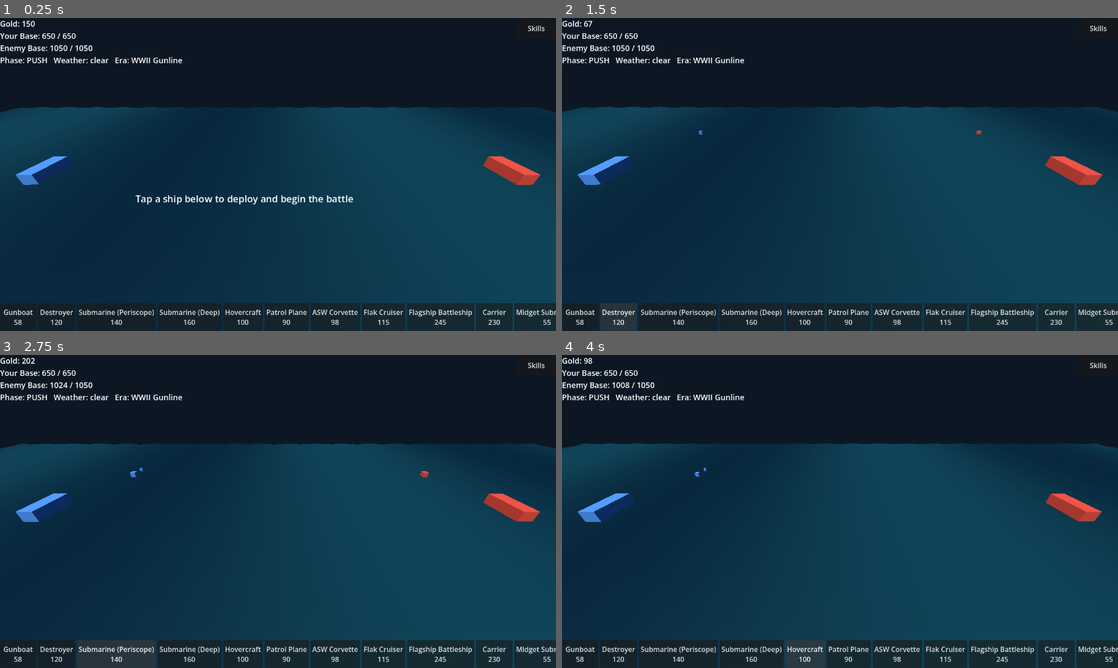
Above: before the commit, frames 1-4 (two rows, left to right).
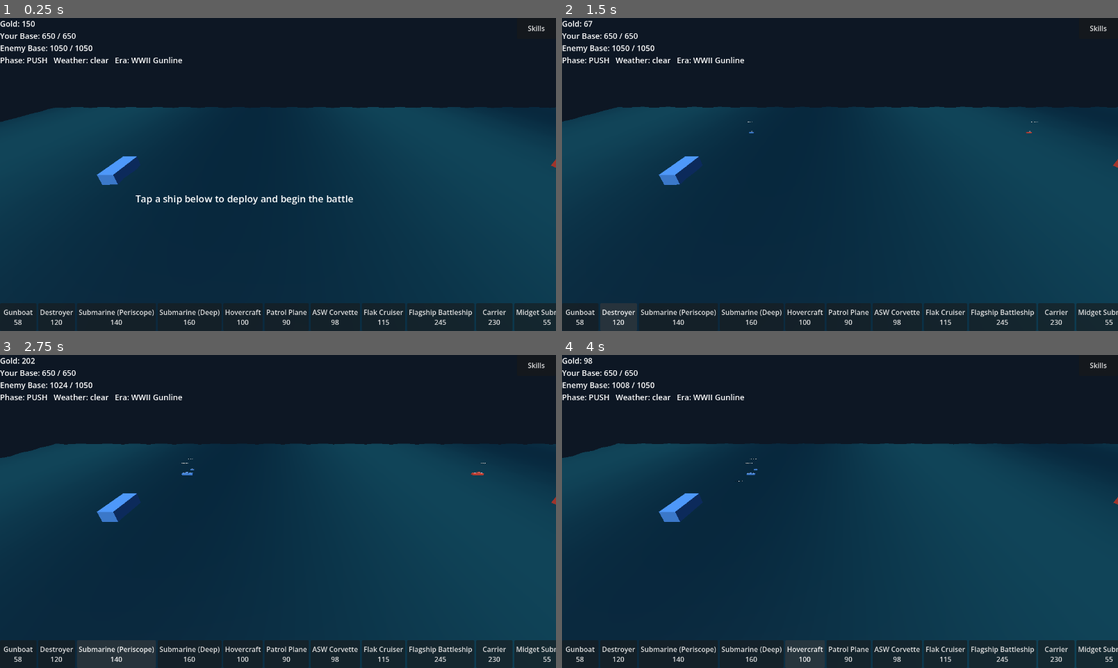
Above: after the commit, the same moments.

Repository: icomppower/iron-corridor
Game: Godot game, scene res://presentation/Main.tscn
Two runs of this game, one before a commit and one after it. Both use one fixed random seed, a clock stepped at 60 frames per second and the inputs below.
Inputs:
- Up to frame 1 (0.25 s): no input
- Up to frame 2 (1.5 s): click "Gunboat 58" at 0.5 s; click "Destroyer 120" at 1.25 s
- Up to frame 3 (2.75 s): click "Submarine (Periscope) 140" at 2 s
- Up to frame 4 (4 s): click "Submarine (Deep) 160" at 2.75 s; click "Hovercraft 100" at 3.5 s

The runs differ from the first frame. In frame 1, 1.5% of the frame differs, in the area x 0-100%, y 28-54%; in frame 2, 1.6%; in frame 3, 1.6%; in frame 4, 1.5%.

Commit message:
Distinct per-unit graphics: silhouettes, accent colors, name labels
All 12 unit types rendered as the same box before — distinguishable only
by side color and size, so you couldn't tell a gunboat from a carrier.
Each type now has its own low-poly silhouette (winged plane, capsule subs
with conning towers, flat-top carrier, triple-turret flagship, AA-barrel
flak cruiser, mine-rack minelayer, etc.), a fixed signature accent color,
and a billboarded name+count label above the stack. Hull stays
side-tinted (blue = player, red = enemy) so ownership is unambiguous.
Camera now opens biased to the player's side of the lane.

Presentation-only; reads existing sim state, writes nothing back.

Co-Authored-By: Claude Opus 4.8 (1M context) <noreply@anthropic.com>
Claude-Session: https://claude.ai/code/session_01E9GWFWd85HPz5MoeEJ4zvL

Diff:
--- /dev/null
+++ b/harness/capture_units.gd
@@ -0,0 +1,50 @@
+extends SceneTree
+## Dev-only visual QA: lay the 12 unit types out in a spaced grid so each
+## silhouette + label can be eyeballed individually. Run WITHOUT --headless:
+##   godot --path . --script res://harness/capture_units.gd
+
+func _initialize() -> void:
+	var main: Node = load("res://presentation/Main.tscn").instantiate()
+	root.add_child(main)
+	for i in range(10):
+		await process_frame
+
+	var catalog: Catalog = main.catalog
+	for uid in catalog.units.keys():
+		for _n in range(2):
+			MatchSim._materialize(main.live.player, catalog, uid)
+	main.live.started = true
+	main.ships.sync(main.live, catalog)
+
+	# Override the sync'd lane positions: 2 rows of 6, spread along X so no two
+	# silhouettes overlap. Keep each unit's layer height so subs/planes sit right.
+	var uids: Array = catalog.units.keys()
+	for i in range(uids.size()):
+		var uid: String = uids[i]
+		var entry: Dictionary = main.ships._nodes["player:%s" % uid]
+		var col: int = i % 6
+		var rowz: float = -3.5 if i < 6 else 3.5
+		var y := 0.4
+		match String(catalog.units[uid].get("layer", "surface")):
+			"air": y = 2.6
+			"periscope": y = 0.05
+			"deep": y = -0.55
+		entry["root"].position = Vector3(-8.0 + col * 3.2, y, rowz)
+
+	var rig: CameraRig = main.camera_rig
+	rig.position = Vector3(0.5, 0, 0)
+	rig._distance = 22.0
+	rig._apply_distance()
+	for i in range(8):
+		await process_frame
+	root.get_viewport().get_texture().get_image().save_png("/tmp/iron_corridor_units_grid.png")
+
+	# Closer pass over the left cluster to check label legibility at play zoom.
+	rig.position = Vector3(-1.0, 0, 0)
+	rig._distance = 13.0
+	rig._apply_distance()
+	for i in range(8):
+		await process_frame
+	root.get_viewport().get_texture().get_image().save_png("/tmp/iron_corridor_units_close.png")
+	print("saved unit captures")
+	quit()
--- a/presentation/camera_rig.gd
+++ b/presentation/camera_rig.gd
@@ -9,6 +9,9 @@
 @export var zoom_min := 8.0
 @export var zoom_max := 45.0
 @export var pan_speed := 0.05
+## Player base sits at negative X; start the view biased to that side so the
+## opening frames your own fleet with the enemy pushing in from the right.
+@export var start_x := -8.0
 
 var _camera: Camera3D
 var _distance := 19.0
@@ -21,6 +24,7 @@
 	_camera = Camera3D.new()
 	_camera.position = Vector3(0, 0, 0)
 	add_child(_camera)
+	position.x = start_x
 	_apply_distance()
 
 func _apply_distance() -> void:
--- a/presentation/ship_visuals.gd
+++ b/presentation/ship_visuals.gd
@@ -3,16 +3,54 @@
 ## Reads LiveMatch state and renders it. Never writes back into the sim —
 ## every position/scale here is a cosmetic derivation of existing sim
 ## fields (base HP %, stack alive_hp), not new gameplay state.
+##
+## Each unit type gets a distinct low-poly silhouette + a fixed signature
+## accent colour + a billboarded name/count label, so the 12 types read apart
+## at a glance. Hull colour stays side-tinted (player blue / enemy red) so
+## ownership is always unambiguous; the shape and accent carry the identity.
 
 const LANE_HALF := 22.0
 const PLAYER_COLOR := Color(0.28, 0.58, 0.95)
 const ENEMY_COLOR := Color(0.88, 0.28, 0.22)
 const BOSS_COLOR := Color(0.75, 0.15, 0.65)
 
-var _nodes: Dictionary = {}
+# Signature accent colour per unit — same on both sides, so the coloured
+# "business end" (turrets, wings, AA barrels, mines...) reads as the unit's ID.
+const ACCENT := {
+	"gunboat": Color(0.72, 0.74, 0.78),
+	"destroyer": Color(0.92, 0.92, 0.95),
+	"corvette_asw": Color(0.30, 0.80, 0.42),
+	"flak_cruiser": Color(0.96, 0.85, 0.20),
+	"minelayer": Color(0.96, 0.55, 0.15),
+	"hovercraft": Color(0.30, 0.85, 0.92),
+	"battleship_flagship": Color(0.98, 0.80, 0.25),
+	"carrier": Color(0.82, 0.72, 0.52),
+	"submarine_shallow": Color(0.20, 0.78, 0.72),
+	"submarine_deep": Color(0.30, 0.42, 0.82),
+	"midget_sub": Color(0.66, 0.42, 0.86),
+	"patrol_plane": Color(0.82, 0.84, 0.88),
+}
+
+const SHORT_NAME := {
+	"gunboat": "Gunboat",
+	"destroyer": "Destroyer",
+	"corvette_asw": "Corvette",
+	"flak_cruiser": "Flak",
+	"minelayer": "Minelayer",
+	"hovercraft": "Hovercraft",
+	"battleship_flagship": "FLAGSHIP",
+	"carrier": "Carrier",
+	"submarine_shallow": "Sub-Shallow",
+	"submarine_deep": "Sub-Deep",
+	"midget_sub": "Midget Sub",
+	"patrol_plane": "Plane",
+}
+
+var _nodes: Dictionary = {}  # key -> {root, body, label}
 var _base_player: MeshInstance3D
 var _base_enemy: MeshInstance3D
 var _boss_mesh: MeshInstance3D
+var _boss_label: Label3D
 
 func _ready() -> void:
 	_base_player = _make_base_marker(PLAYER_COLOR)
@@ -21,23 +59,44 @@
 	_base_enemy.position = Vector3(LANE_HALF + 3.0, 0.6, 0)
 
 	_boss_mesh = MeshInstance3D.new()
-	_boss_mesh.mesh = BoxMesh.new()
-	_boss_mesh.mesh.size = Vector3(3.0, 2.0, 1.4)
-	var boss_mat := StandardMaterial3D.new()
-	boss_mat.albedo_color = BOSS_COLOR
-	_boss_mesh.material_override = boss_mat
+	var boss_box := BoxMesh.new()
+	boss_box.size = Vector3(3.0, 2.0, 1.4)
+	_boss_mesh.mesh = boss_box
+	_boss_mesh.material_override = _mat(BOSS_COLOR)
 	_boss_mesh.visible = false
 	add_child(_boss_mesh)
+	_boss_label = _make_label(Color(1, 0.85, 0.98))
+	_boss_label.position = Vector3(0, 2.2, 0)
+	_boss_mesh.add_child(_boss_label)
 
 func _make_base_marker(color: Color) -> MeshInstance3D:
 	var mi := MeshInstance3D.new()
-	mi.mesh = BoxMesh.new()
-	mi.mesh.size = Vector3(1.6, 1.2, 4.0)
-	var mat := StandardMaterial3D.new()
-	mat.albedo_color = color
-	mi.material_override = mat
+	var box := BoxMesh.new()
+	box.size = Vector3(1.6, 1.2, 4.0)
+	mi.mesh = box
+	mi.material_override = _mat(color)
 	add_child(mi)
 	return mi
+
+func _mat(color: Color) -> StandardMaterial3D:
+	var m := StandardMaterial3D.new()
+	m.albedo_color = color
+	m.roughness = 0.7
+	return m
+
+func _make_label(color: Color) -> Label3D:
+	var l := Label3D.new()
+	l.billboard = BaseMaterial3D.BILLBOARD_ENABLED
+	# World-space (not fixed_size): perspective shrinks far-lane labels, which
+	# separates the two fleets in depth and keeps them from smearing together.
+	l.pixel_size = 0.0045
+	l.font_size = 40
+	l.outline_size = 6
+	l.modulate = color
+	l.outline_modulate = Color(0, 0, 0, 0.85)
+	l.no_depth_test = true       # readable, never buried inside a hull
+	l.render_priority = 2
+	return l
 
 func sync(live: LiveMatch, catalog: Catalog) -> void:
 	var enemy_dmg_pct: float = 1.0 - (live.enemy_base_hp() / max(1.0, live.enemy_base_hp_max()))
@@ -51,12 +110,13 @@
 	_base_player.scale = Vector3.ONE * (0.5 + 0.5 * (live.base_hp() / max(1.0, live.base_hp_max())))
 	_base_enemy.scale = Vector3.ONE * (0.5 + 0.5 * (live.enemy_base_hp() / max(1.0, live.enemy_base_hp_max())))
 
-	if live.phase == MatchSim.PHASE_BOSS or (live.phase == MatchSim.PHASE_FINISH and live.boss_killed and live.boss.size() > 0):
-		_boss_mesh.visible = live.phase == MatchSim.PHASE_BOSS
-		if live.phase == MatchSim.PHASE_BOSS:
-			_boss_mesh.position = Vector3(LANE_HALF - 1.0, 1.0, 0)
-			var hp_pct: float = live.boss_hp_pct()
-			_boss_mesh.scale = Vector3.ONE * (0.6 + 0.6 * hp_pct)
+	if live.phase == MatchSim.PHASE_BOSS:
+		_boss_mesh.visible = true
+		_boss_mesh.position = Vector3(LANE_HALF - 1.0, 1.0, 0)
+		var hp_pct: float = live.boss_hp_pct()
+		_boss_mesh.scale = Vector3.ONE * (0.6 + 0.6 * hp_pct)
+		var boss_name: String = String(live.boss.get("id", "boss")).capitalize()
+		_boss_label.text = "%s  %d%%" % [boss_name, int(round(hp_pct * 100.0))]
 	else:
 		_boss_mesh.visible = false
 
@@ -70,33 +130,153 @@
 			alive = float(stacks[uid]["alive_hp"])
 		if alive <= 0.0:
 			if _nodes.has(key):
-				_nodes[key].visible = false
+				_nodes[key]["root"].visible = false
 			continue
-		var mesh := _get_or_create(key, tag, catalog.units[uid])
-		mesh.visible = true
-		var scale_v: float = 0.3 + sqrt(alive) * 0.045
-		mesh.scale = Vector3(scale_v, scale_v, scale_v)
+		var udef: Dictionary = catalog.units[uid]
+		var entry: Dictionary = _get_or_create(key, tag, uid, udef)
+		var root: Node3D = entry["root"]
+		root.visible = true
+		var scale_v: float = 0.32 + sqrt(alive) * 0.045
+		entry["body"].scale = Vector3(scale_v, scale_v, scale_v)
 		var z: float = (i - roster.size() / 2.0) * 2.0
-		var y: float = 0.4
-		match String(catalog.units[uid].get("layer", "surface")):
-			"air":
-				y = 3.0
-			"periscope":
-				y = 0.1
-			"deep":
-				y = -0.6
-		mesh.position = Vector3(base_x, y, z)
-
-func _get_or_create(key: String, tag: String, udef: Dictionary) -> MeshInstance3D:
+		var y := 0.4
+		match String(udef.get("layer", "surface")):
+			"air": y = 3.2
+			"periscope": y = 0.05
+			"deep": y = -0.7
+		root.position = Vector3(base_x, y, z)
+		var unit_hp: float = max(1.0, float(udef.get("hp", 1.0)))
+		var count: int = max(1, int(ceil(alive / unit_hp)))
+		entry["label"].text = "%s ×%d" % [SHORT_NAME.get(uid, uid), count]
+
+func _get_or_create(key: String, tag: String, uid: String, udef: Dictionary) -> Dictionary:
 	if _nodes.has(key):
 		return _nodes[key]
+	var root := Node3D.new()
+	add_child(root)
+
+	var body := Node3D.new()      # everything scaled by stack strength lives here
+	root.add_child(body)
+	var side_color: Color = PLAYER_COLOR if tag == "player" else ENEMY_COLOR
+	_build_unit(body, uid, side_color)
+
+	var label := _make_label(Color(1, 1, 1))
+	label.position = Vector3(0, 1.7, 0)   # unscaled: constant height above the unit
+	root.add_child(label)
+
+	var entry := {"root": root, "body": body, "label": label}
+	_nodes[key] = entry
+	return entry
+
+## -------------------------------------------------------- low-poly silhouettes
+## Each unit builds a small composite mesh in `body` local space, longest axis
+## along X (the lane direction). Hull = side colour, accents = ACCENT[uid].
+
+func _part(parent: Node3D, mesh: Mesh, pos: Vector3, color: Color, rot_deg := Vector3.ZERO) -> void:
 	var mi := MeshInstance3D.new()
-	mi.mesh = BoxMesh.new()
-	var mat := StandardMaterial3D.new()
-	mat.albedo_color = PLAYER_COLOR if tag == "player" else ENEMY_COLOR
-	if udef.get("flagship", false):
-		mat.albedo_color = mat.albedo_color.lightened(0.35)
-	mi.material_override = mat
-	add_child(mi)
-	_nodes[key] = mi
-	return mi
+	mi.mesh = mesh
+	mi.material_override = _mat(color)
+	mi.position = pos
+	mi.rotation_degrees = rot_deg
+	parent.add_child(mi)
+
+func _box(sz: Vector3) -> BoxMesh:
+	var m := BoxMesh.new()
+	m.size = sz
+	return m
+
+func _cyl(radius: float, height: float) -> CylinderMesh:
+	var m := CylinderMesh.new()
+	m.top_radius = radius
+	m.bottom_radius = radius
+	m.height = height
+	return m
+
+func _cone(radius: float, height: float) -> CylinderMesh:
+	var m := CylinderMesh.new()
+	m.top_radius = 0.02
+	m.bottom_radius = radius
+	m.height = height
+	return m
+
+func _capsule(radius: float, height: float) -> CapsuleMesh:
+	var m := CapsuleMesh.new()
+	m.radius = radius
+	m.height = height
+	return m
+
+func _sphere(radius: float) -> SphereMesh:
+	var m := SphereMesh.new()
+	m.radius = radius
+	m.height = radius * 2.0
+	return m
+
+func _build_unit(body: Node3D, uid: String, hull: Color) -> void:
+	var accent: Color = ACCENT.get(uid, Color(0.85, 0.85, 0.85))
+	match uid:
+		"gunboat":
+			_part(body, _box(Vector3(1.4, 0.34, 0.5)), Vector3(0, 0, 0), hull)
+			_part(body, _cyl(0.12, 0.22), Vector3(0.1, 0.28, 0), accent)  # single turret
+		"destroyer":
+			_part(body, _box(Vector3(2.2, 0.34, 0.5)), Vector3.ZERO, hull)              # long sleek hull
+			_part(body, _box(Vector3(0.5, 0.3, 0.34)), Vector3(0, 0.32, 0), hull.lightened(0.15))  # bridge
+			_part(body, _cyl(0.1, 0.18), Vector3(0.7, 0.3, 0), accent)                  # fwd gun
+			_part(body, _cyl(0.1, 0.18), Vector3(-0.7, 0.3, 0), accent)                 # aft gun
+			_part(body, _cyl(0.08, 0.4), Vector3(-0.15, 0.42, 0), Color(0.2, 0.2, 0.22))  # funnel
+		"corvette_asw":
+			_part(body, _box(Vector3(1.7, 0.32, 0.48)), Vector3.ZERO, hull)
+			_part(body, _box(Vector3(0.4, 0.3, 0.3)), Vector3(0.2, 0.3, 0), hull.lightened(0.15))
+			# depth-charge racks (accent boxes) at the stern
+			_part(body, _box(Vector3(0.5, 0.16, 0.42)), Vector3(-0.7, 0.22, 0), accent)
+			_part(body, _cyl(0.05, 0.5), Vector3(0.35, 0.5, 0), accent)  # sensor mast
+		"flak_cruiser":
+			_part(body, _box(Vector3(1.9, 0.36, 0.52)), Vector3.ZERO, hull)
+			_part(body, _box(Vector3(0.5, 0.34, 0.36)), Vector3(0, 0.34, 0), hull.lightened(0.15))
+			# upward AA barrels
+			for off in [-0.6, 0.0, 0.6]:
+				_part(body, _cyl(0.05, 0.5), Vector3(off, 0.6, 0.12), accent, Vector3(-18, 0, 0))
+				_part(body, _cyl(0.05, 0.5), Vector3(off, 0.6, -0.12), accent, Vector3(18, 0, 0))
+		"minelayer":
+			_part(body, _box(Vector3(1.8, 0.36, 0.56)), Vector3.ZERO, hull)
+			_part(body, _box(Vector3(0.4, 0.28, 0.34)), Vector3(0.4, 0.3, 0), hull.lightened(0.15))
+			# rack of mines (spheres) on the aft deck
+			for mx in [-0.75, -0.5, -0.25]:
+				_part(body, _sphere(0.11), Vector3(mx, 0.28, 0.14), accent)
+				_part(body, _sphere(0.11), Vector3(mx, 0.28, -0.14), accent)
+		"hovercraft":
+			# wide low flat skirt + lift fan — sits a touch above the water
+			_part(body, _box(Vector3(1.5, 0.22, 0.9)), Vector3(0, 0.12, 0), accent.darkened(0.1))
+			_part(body, _box(Vector3(1.0, 0.24, 0.6)), Vector3(0, 0.34, 0), hull)
+			_part(body, _cyl(0.28, 0.14), Vector3(-0.45, 0.5, 0), accent)  # fan
+		"battleship_flagship":
+			_part(body, _box(Vector3(2.8, 0.42, 0.7)), Vector3.ZERO, hull)              # big hull
+			_part(body, _box(Vector3(0.7, 0.6, 0.44)), Vector3(0, 0.5, 0), hull.lightened(0.2))  # superstructure
+			_part(body, _cone(0.06, 0.7), Vector3(0, 1.0, 0), accent)                   # mast/flag
+			for tx in [-0.9, 0.0, 0.9]:                                                 # triple main turrets
+				_part(body, _cyl(0.16, 0.24), Vector3(tx, 0.36, 0), accent)
+				_part(body, _cyl(0.05, 0.4), Vector3(tx + 0.25, 0.42, 0), accent, Vector3(0, 0, 80))
+		"carrier":
+			_part(body, _box(Vector3(3.0, 0.3, 0.9)), Vector3(0, 0.1, 0), hull)         # hull
+			_part(body, _box(Vector3(3.0, 0.08, 1.0)), Vector3(0, 0.32, 0), accent)     # flat flight deck
+			_part(body, _box(Vector3(0.5, 0.5, 0.25)), Vector3(0.4, 0.6, 0.32), hull.lightened(0.2))  # island
+			# centreline deck stripe
+			_part(body, _box(Vector3(2.6, 0.02, 0.08)), Vector3(0, 0.37, 0), Color(0.95, 0.95, 0.95))
+		"submarine_shallow":
+			_part(body, _capsule(0.28, 1.8), Vector3.ZERO, hull, Vector3(0, 0, 90))     # cigar hull along X
+			_part(body, _box(Vector3(0.4, 0.26, 0.3)), Vector3(0, 0.28, 0), hull.lightened(0.15))  # conning tower
+			_part(body, _cyl(0.04, 0.6), Vector3(0.05, 0.6, 0), accent)                 # raised periscope
+		"submarine_deep":
+			_part(body, _capsule(0.3, 2.0), Vector3.ZERO, hull.darkened(0.15), Vector3(0, 0, 90))
+			_part(body, _box(Vector3(0.44, 0.28, 0.32)), Vector3(0, 0.3, 0), accent)    # accent sail, no periscope
+		"midget_sub":
+			_part(body, _capsule(0.2, 1.0), Vector3.ZERO, hull.darkened(0.1), Vector3(0, 0, 90))
+			_part(body, _box(Vector3(0.22, 0.18, 0.2)), Vector3(0, 0.2, 0), accent)
+		"patrol_plane":
+			_part(body, _box(Vector3(1.5, 0.24, 0.28)), Vector3.ZERO, accent)           # fuselage
+			_part(body, _box(Vector3(0.4, 0.06, 2.0)), Vector3(0.1, 0.06, 0), accent.darkened(0.1))  # main wings
+			_part(body, _box(Vector3(0.35, 0.06, 0.8)), Vector3(-0.65, 0.06, 0), accent.darkened(0.1))  # tailplane
+			_part(body, _box(Vector3(0.3, 0.35, 0.06)), Vector3(-0.65, 0.2, 0), accent.darkened(0.1))   # tail fin
+			_part(body, _cone(0.13, 0.3), Vector3(0.85, 0, 0), hull, Vector3(0, 0, -90))  # nose
+		_:
+			_part(body, _box(Vector3(1.6, 0.34, 0.5)), Vector3.ZERO, hull)
+			_part(body, _cyl(0.12, 0.22), Vector3(0, 0.28, 0), accent)
